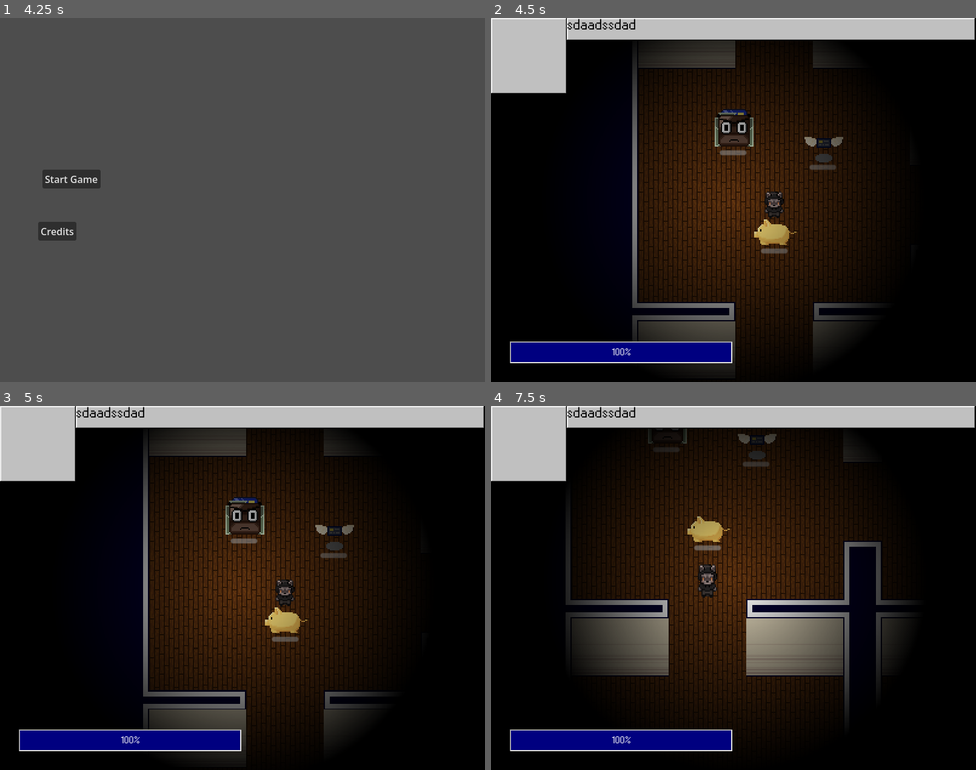
Above: before the commit, frames 1-4 (two rows, left to right).
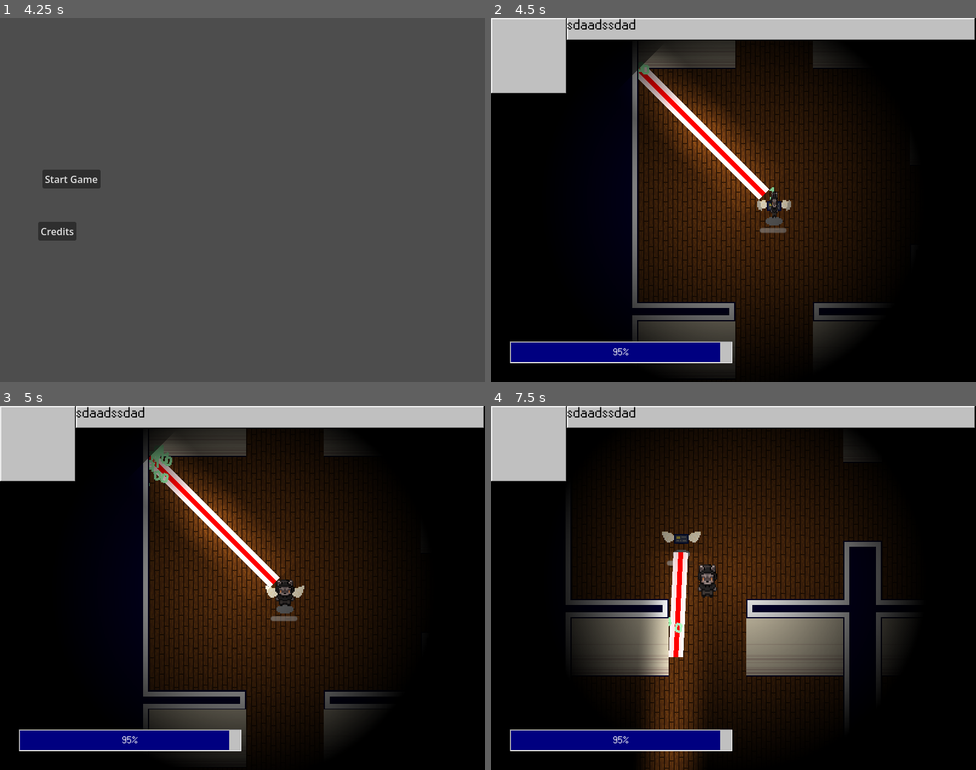
Above: after the commit, the same moments.

Repository: ygda-org/stock-strikers
Game: Godot game, scene res://main/startup_scene.tscn
The game is run twice, just before and just after one commit, with the same random seed, the same clock (stepped at 60 frames per second) and the same inputs. Sound files missing from this copy of the repository are replaced by a short silence.
Inputs (mouse positions are in pixels of both pictures, inside the frame that each line leads up to):
- Up to frame 1 (4.25 s): move the mouse to (349, 181) at 0.52 s; hold D (move_right) 0.53-1.28 s; tap Shift (dodge) at 0.6, 2.1, 3.6 s; tap Enter at 1.25 s; move the mouse to (145, 218) at 1.27 s; hold S (move_down) 1.28-2.03 s; click (145, 218) at 1.35 s; move the mouse to (291, 119) at 2.02 s; hold D (move_right) 2.03-2.78 s; tap Space at 2.75 s; move the mouse to (218, 272) at 2.77 s; hold W (move_up) 2.78-3.53 s; click (218, 272) at 2.85 s; move the mouse to (388, 254) at 3.52 s; hold A (move_left) from 3.53 s (still down)
- Up to frame 2 (4.5 s): release A (move_left) at 4.25 s; click "Start Game" at 4.25 s
- Up to frame 3 (5 s): no input
- Up to frame 4 (7.5 s): move the mouse to (588, 533) at 5.02 s; hold A (move_left) 5.03-5.78 s; click (588, 533) at 5.1 s; move the mouse to (757, 588) at 5.77 s; hold S (move_down) 5.78-6.53 s; tap Shift (dodge) at 5.85, 7.35 s; move the mouse to (660, 497) at 6.52 s; hold D (move_right) 6.53-7.28 s; click (660, 497) at 6.6 s; move the mouse to (840, 569) at 7.27 s; hold W (move_up) from 7.28 s (still down)

Frame 1 is identical in both runs. In frame 2, 5.3% of the frame differs, in the area x 24-73%, y 9-95%; in frame 3, 5.1%; in frame 4, 5.4%, in the area x 24-59%, y 6-100%.

Commit message:
room_based_enemy_spawning

Diff:
--- a/enemies/enemy_component.gd
+++ b/enemies/enemy_component.gd
@@ -1,4 +1,6 @@
 extends Node2D
+
+class_name EnemyComponent
 
 @onready var animation = get_parent().get_node_or_null("AnimatedSprite2D")
 @onready var parent = get_parent()
--- a/level/rooms/room.gd
+++ b/level/rooms/room.gd
@@ -13,9 +13,32 @@
 
 @onready var center : Vector2 = position + Vector2(128,128)
 
+var room_entered := false
+
 func _ready() -> void:
 	for poz in spawns:
-		pass
+		var enemy : CharacterBody2D = select_enemy().instantiate()
+		enemy.position = poz
+		add_child(enemy)
+
+func select_enemy():
+	var cum_percent : float = 0
+	var val := randf()
+	for k in GameState.enemy_rate.keys():
+		cum_percent += GameState.enemy_rate[k]
+		if val < cum_percent:
+			return k
+	print('Warning: Total Enemy rates likely dont add to 100%' )
 
 func _process(delta: float) -> void:
+	if room_entered:
+		return
 	var sq_dist_to_player := (GameState.player.position - center).length_squared()
+	# 128**2 = 16384
+	if sq_dist_to_player < 16384:
+		room_entered = true
+		for child in get_children():
+			if child is TileMapLayer:
+				continue
+			var e_comp : EnemyComponent = child.find_child("EnemyComponent")
+			e_comp.enable()
--- a/main/main.tscn
+++ b/main/main.tscn
@@ -2,11 +2,8 @@
 
 [ext_resource type="PackedScene" uid="uid://3smqvhstcant" path="res://player/player.tscn" id="1_53q0u"]
 [ext_resource type="Script" uid="uid://cs0jx82kumrnd" path="res://main/main.gd" id="1_kfbq2"]
-[ext_resource type="PackedScene" uid="uid://b73ufdvihi6ks" path="res://enemies/piggy_bank/piggy_bank.tscn" id="2_pjrb6"]
 [ext_resource type="PackedScene" uid="uid://bf3hx2y400gmf" path="res://level/level.tscn" id="3_xwkvk"]
 [ext_resource type="PackedScene" uid="uid://dr63yl5l5a3ww" path="res://gui/battle_gui.tscn" id="4_c651c"]
-[ext_resource type="PackedScene" uid="uid://dmtq0eq4tnvrw" path="res://enemies/wallet/wallet.tscn" id="5_3wy1v"]
-[ext_resource type="PackedScene" uid="uid://diupkd5kr2tpw" path="res://enemies/credit_card/credit_card.tscn" id="7_4dugh"]
 [ext_resource type="AudioStream" uid="uid://bop2wwbu67egg" path="res://assets/audio/battle theme 1.ogg" id="8_67ri8"]
 [ext_resource type="AudioStream" uid="uid://dgue3pw7p162h" path="res://assets/audio/battle theme 2.ogg" id="9_grrlh"]
 
@@ -25,15 +22,6 @@
 
 [node name="BattleGui" parent="Player" unique_id=437198166 instance=ExtResource("4_c651c")]
 
-[node name="PiggyBank" parent="." unique_id=644549125 instance=ExtResource("2_pjrb6")]
-position = Vector2(129, 145)
-
-[node name="Wallet" parent="." unique_id=378164138 instance=ExtResource("5_3wy1v")]
-position = Vector2(95, 64)
-
-[node name="CreditCard" parent="." unique_id=391192466 instance=ExtResource("7_4dugh")]
-position = Vector2(169, 76)
-
 [node name="AudioStreamPlayer" type="AudioStreamPlayer" parent="." unique_id=1169206716]
 stream = SubResource("AudioStreamRandomizer_0i4oc")
 autoplay = true
